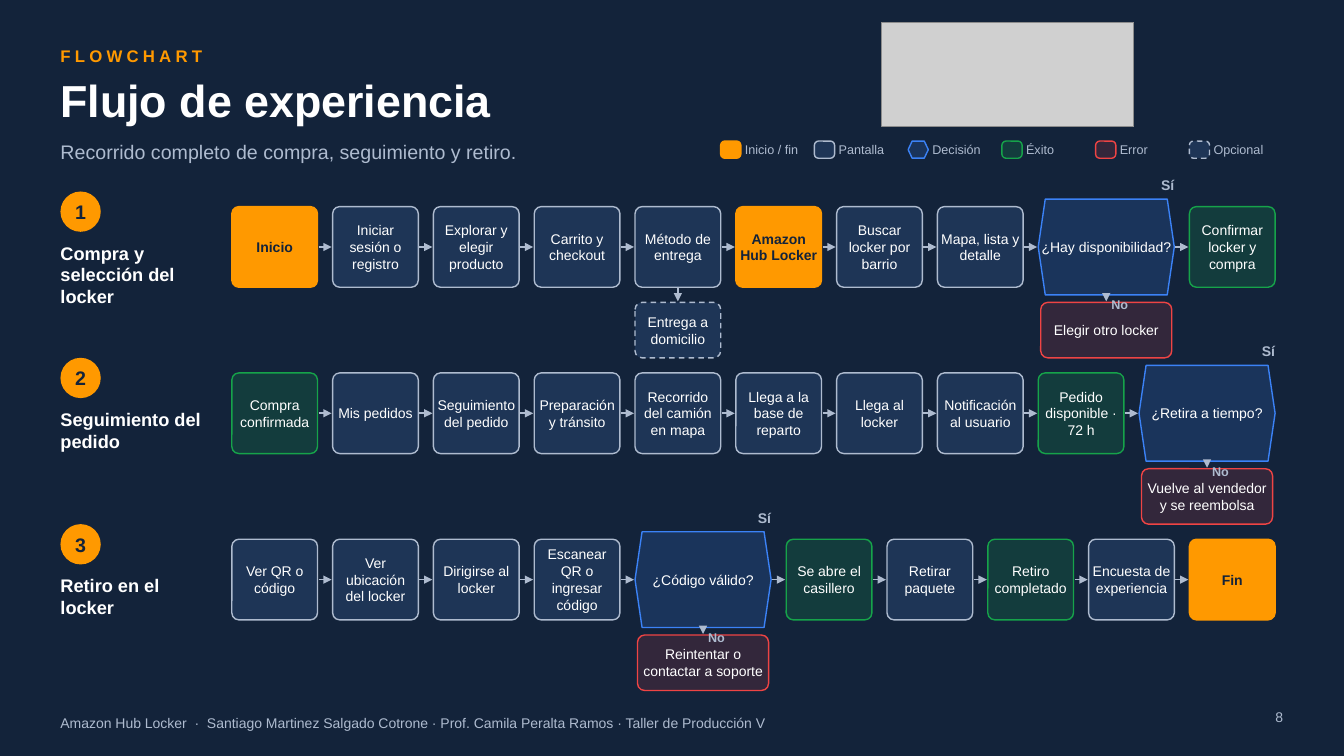
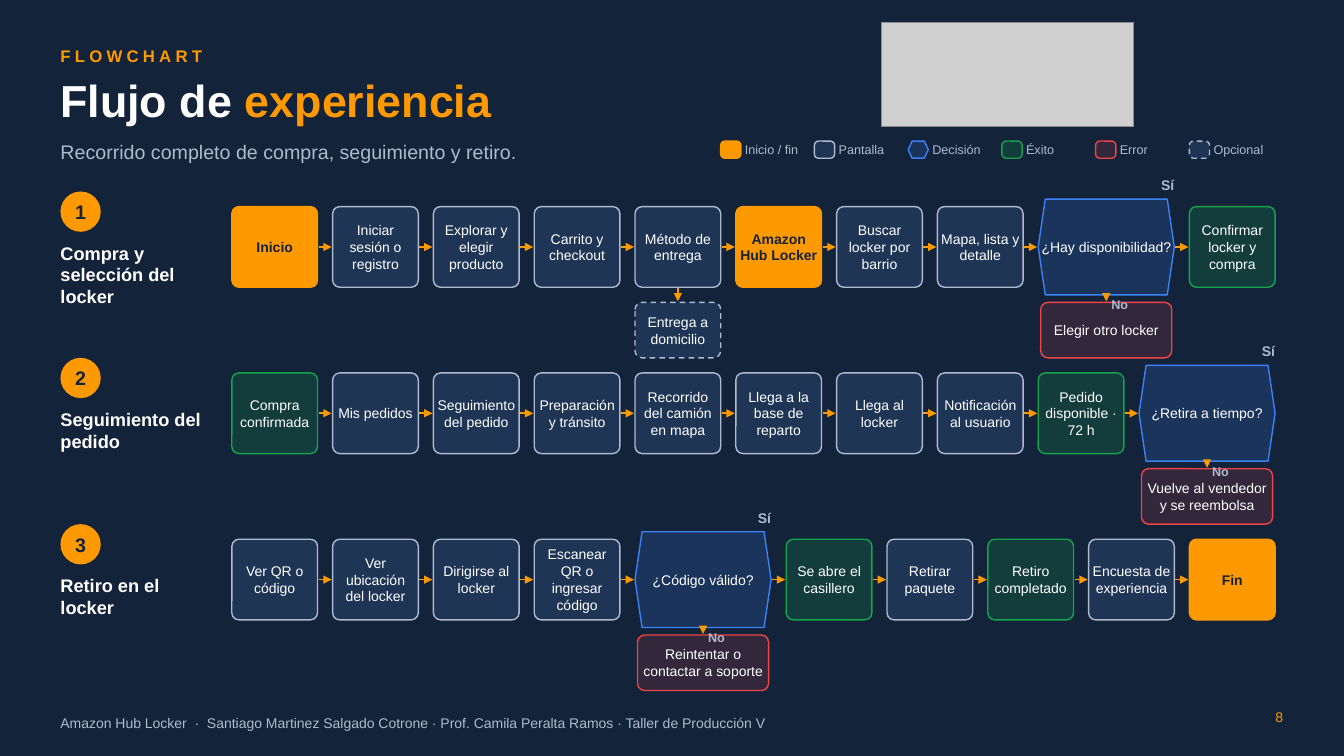
Before and after one commit to ramasalgado/Amazon-Proyecto, a slide deck: slide 8 of presentacion/Amazon-Hub-Locker-presentacion.pptx. Drawn at 1344x756 pixels with LibreOffice and Linux fonts; fonts in the diff are those of the drawing; grey boxes stand for pictures; background and template pictures are left out. Boxes give left, top, right and bottom in pixels: in the first picture for what was removed or moved away, otherwise in the second. Text is boxed around its words. In the diff, an @@ line names an element or a change of style, - is before the commit and + after.

```diff
--- a/presentacion/Amazon-Hub-Locker-presentacion.pptx
+++ b/presentacion/Amazon-Hub-Locker-presentacion.pptx
@@ title "Flujo de experiencia" at (60, 84, 491, 126): text colour #FFFFFF to #FF9900 in "experiencia" @@
@@ arrow (319, 247) - (332, 247): stroke #AEBBCF 1.25 pt to #FF9900 1.25 pt @@
@@ arrow (419, 247) - (433, 247): stroke #AEBBCF 1.25 pt to #FF9900 1.25 pt @@
@@ arrow (520, 247) - (533, 247): stroke #AEBBCF 1.25 pt to #FF9900 1.25 pt @@
@@ arrow (621, 247) - (634, 247): stroke #AEBBCF 1.25 pt to #FF9900 1.25 pt @@
@@ arrow (722, 247) - (735, 247): stroke #AEBBCF 1.25 pt to #FF9900 1.25 pt @@
@@ arrow (823, 247) - (836, 247): stroke #AEBBCF 1.25 pt to #FF9900 1.25 pt @@
@@ arrow (924, 247) - (937, 247): stroke #AEBBCF 1.25 pt to #FF9900 1.25 pt @@
@@ arrow (1024, 247) - (1037, 247): stroke #AEBBCF 1.25 pt to #FF9900 1.25 pt @@
@@ arrow (1176, 247) - (1189, 247): stroke #AEBBCF 1.25 pt to #FF9900 1.25 pt @@
@@ arrow (678, 288) - (678, 301): stroke #AEBBCF 1.25 pt dashed to #FF9900 1.25 pt dashed @@
@@ arrow (1106, 296) - (1106, 301): stroke #AEBBCF 1.25 pt to #FF9900 1.25 pt @@
@@ arrow (319, 413) - (332, 413): stroke #AEBBCF 1.25 pt to #FF9900 1.25 pt @@
@@ arrow (419, 413) - (433, 413): stroke #AEBBCF 1.25 pt to #FF9900 1.25 pt @@
@@ arrow (520, 413) - (533, 413): stroke #AEBBCF 1.25 pt to #FF9900 1.25 pt @@
@@ arrow (621, 413) - (634, 413): stroke #AEBBCF 1.25 pt to #FF9900 1.25 pt @@
@@ arrow (722, 413) - (735, 413): stroke #AEBBCF 1.25 pt to #FF9900 1.25 pt @@
@@ arrow (823, 413) - (836, 413): stroke #AEBBCF 1.25 pt to #FF9900 1.25 pt @@
@@ arrow (924, 413) - (937, 413): stroke #AEBBCF 1.25 pt to #FF9900 1.25 pt @@
@@ arrow (1024, 413) - (1037, 413): stroke #AEBBCF 1.25 pt to #FF9900 1.25 pt @@
@@ arrow (1125, 413) - (1138, 413): stroke #AEBBCF 1.25 pt to #FF9900 1.25 pt @@
@@ arrow (1207, 462) - (1207, 468): stroke #AEBBCF 1.25 pt to #FF9900 1.25 pt @@
@@ arrow (319, 580) - (332, 580): stroke #AEBBCF 1.25 pt to #FF9900 1.25 pt @@
@@ arrow (419, 580) - (433, 580): stroke #AEBBCF 1.25 pt to #FF9900 1.25 pt @@
@@ arrow (520, 580) - (533, 580): stroke #AEBBCF 1.25 pt to #FF9900 1.25 pt @@
@@ arrow (621, 580) - (634, 580): stroke #AEBBCF 1.25 pt to #FF9900 1.25 pt @@
@@ arrow (772, 580) - (785, 580): stroke #AEBBCF 1.25 pt to #FF9900 1.25 pt @@
@@ arrow (873, 580) - (886, 580): stroke #AEBBCF 1.25 pt to #FF9900 1.25 pt @@
@@ arrow (974, 580) - (987, 580): stroke #AEBBCF 1.25 pt to #FF9900 1.25 pt @@
@@ arrow (1075, 580) - (1088, 580): stroke #AEBBCF 1.25 pt to #FF9900 1.25 pt @@
@@ arrow (1176, 580) - (1189, 580): stroke #AEBBCF 1.25 pt to #FF9900 1.25 pt @@
@@ arrow (703, 629) - (703, 634): stroke #AEBBCF 1.25 pt to #FF9900 1.25 pt @@
@@ page number at (1275, 712, 1283, 722): text colour #AEBBCF to #FF9900 @@
```
Also in this commit, not shown: 11 other slides changed, 1 other file.
